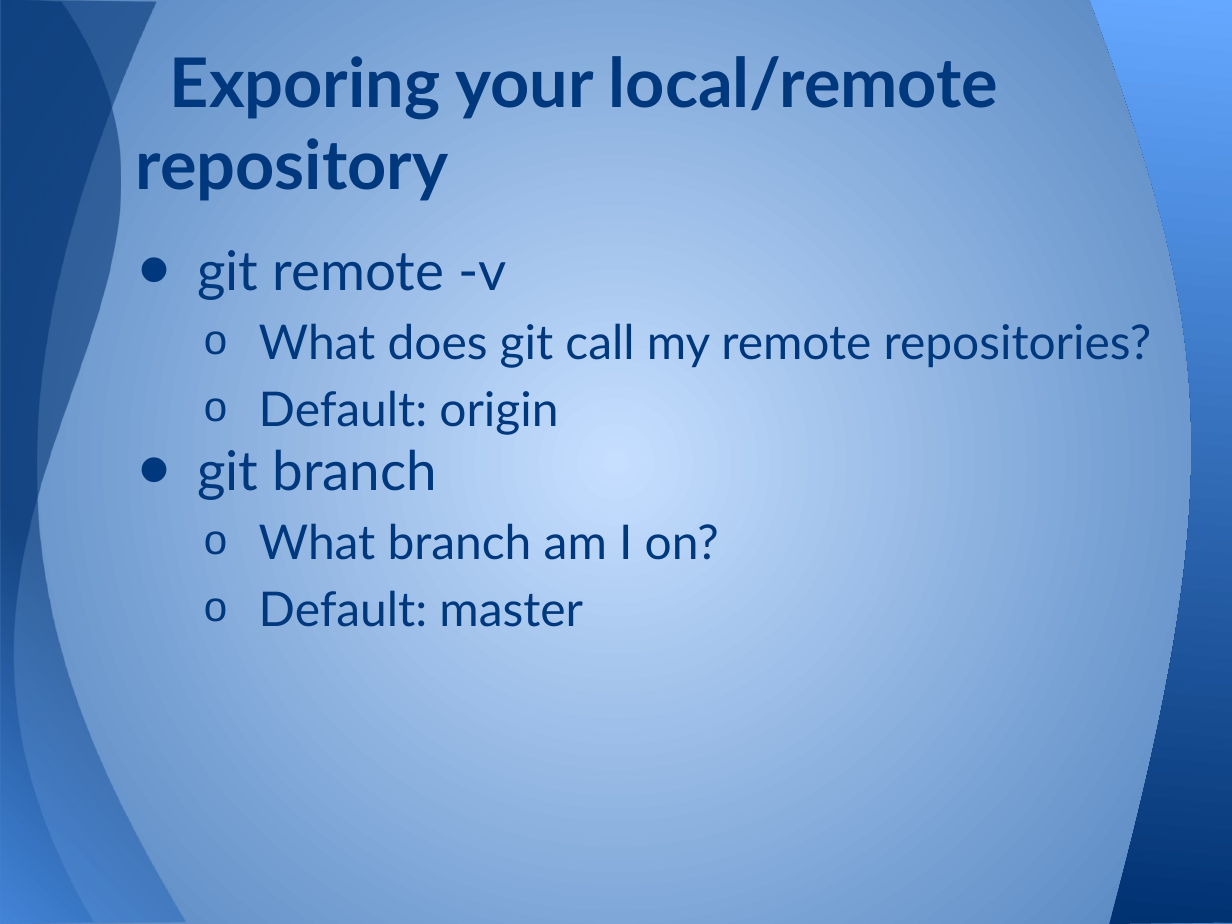
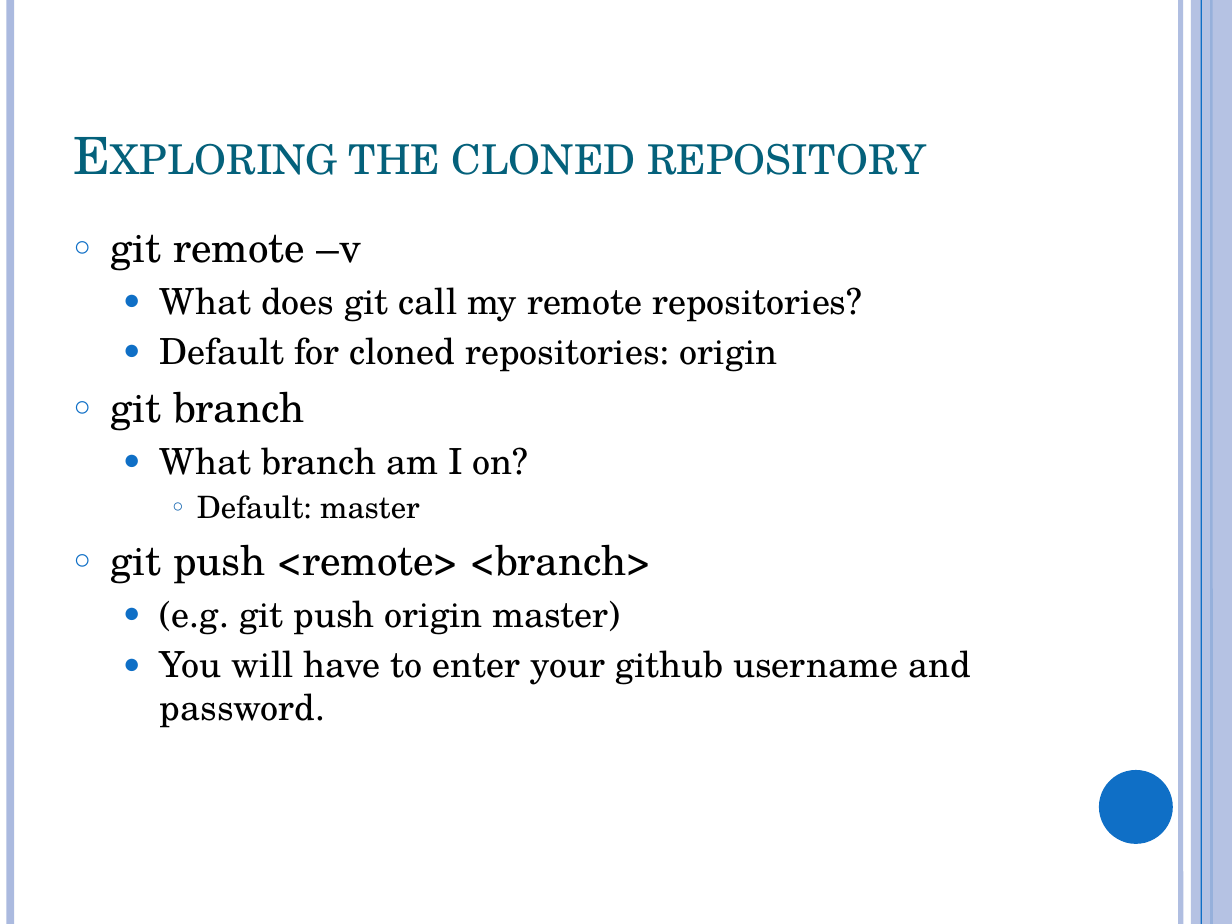
Before and after one commit to swcarpentry/DEPRECATED-boot-camps, a slide deck: slide 6 of 07-version-control-remote/git_remote.pptx (slide 5 before the commit). Drawn at 1232x924 pixels with LibreOffice and Linux fonts; fonts in the diff are those of the drawing. Boxes give left, top, right and bottom in pixels: in the first picture for what was removed or moved away, otherwise in the second. Text is boxed around its words. In the diff, an @@ line names an element or a change of style, - is before the commit and + after.

```diff
--- a/07-version-control-remote/git_remote.pptx
+++ b/07-version-control-remote/git_remote.pptx
@@ background gradient #C6DFFF to #4F81BD to #FFFFFF @@
@@ freeform shape removed at box(0, 0, 185, 924) @@
@@ freeform shape removed at box(0, 0, 267, 924) @@
@@ line added from (10, 0) to (10, 924), #ABBBDF 4.5 pt @@
@@ freeform shape removed at box(1090, 0, 1232, 924) @@
@@ line added from (1180, 0) to (1180, 924), #ABBBDF 3 pt @@
@@ rectangle added at box(1191, 0, 1232, 924), fill #ABBBDF at 87% opacity @@
@@ line added from (1201, 0) to (1201, 924), #0F6FC6 0.75 pt @@
@@ line added from (1211, 0) to (1211, 924), #0F6FC6 1.5 pt @@
@@ title removed at box(136, 56, 998, 201) @@
-Exporing your local/remote repository
@@ title added at box(349, 143, 926, 175), 30 pt, text #04617B, small capitals @@
+Exploring the cloned repository
@@ text "git remote –v": place and size @@
-text "git remote –v" at box(197, 250, 1152, 627)
+text "git remote –v" at box(111, 234, 971, 728)
@@ text at box(111, 234, 361, 271): text changed; size 32 to 24 pt; font Lato to TeX Gyre Schola; text colour #00387E to #000000 @@
-• git remote -v
+○ git remote –v
@@ text at box(111, 287, 862, 519): size 28 to 21 pt in "What does git call my remote repositories?", "What branch am I on?"; font Lato to TeX Gyre Schola, text colour #00387E to #000000 in "What does git call my remote repositories?", "git branch", "What branch am I on?", "Default: master"; size 32 to 24 pt in "git branch"; size 28 to 18 pt in "Default: master"; bullet o to ●; less space between paragraphs; bullet colour #00387E to #0F6FC6; bullet • to ○; more space between paragraphs; bullet o to ○; list level 2 to 3 in "Default: master"; bullet colour #00387E to #0D62AF @@
@@ text at box(160, 337, 778, 372): text changed; size 28 to 21 pt; font Lato to TeX Gyre Schola; text colour #00387E to #000000 @@
-  o Default: origin
+  ● Default for cloned repositories: origin
@@ text at box(111, 544, 971, 728): paragraphs added @@
+○ git push <remote> <branch>
+  ● (e.g. git push origin master)
+  ● You will have to enter your github username and password.
@@ ellipse added at box(1099, 770, 1173, 844), fill #0F6FC6 @@
```
Also in this commit, not shown: 6 other slides changed, 5 slides added, 5 slides removed, 1 other file.
